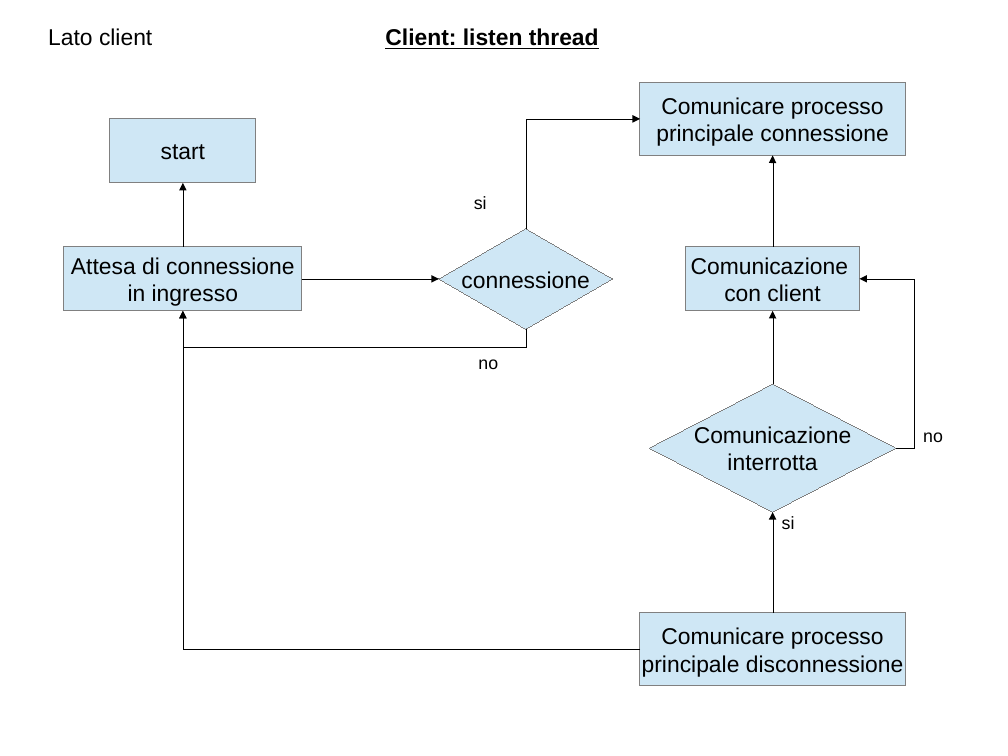
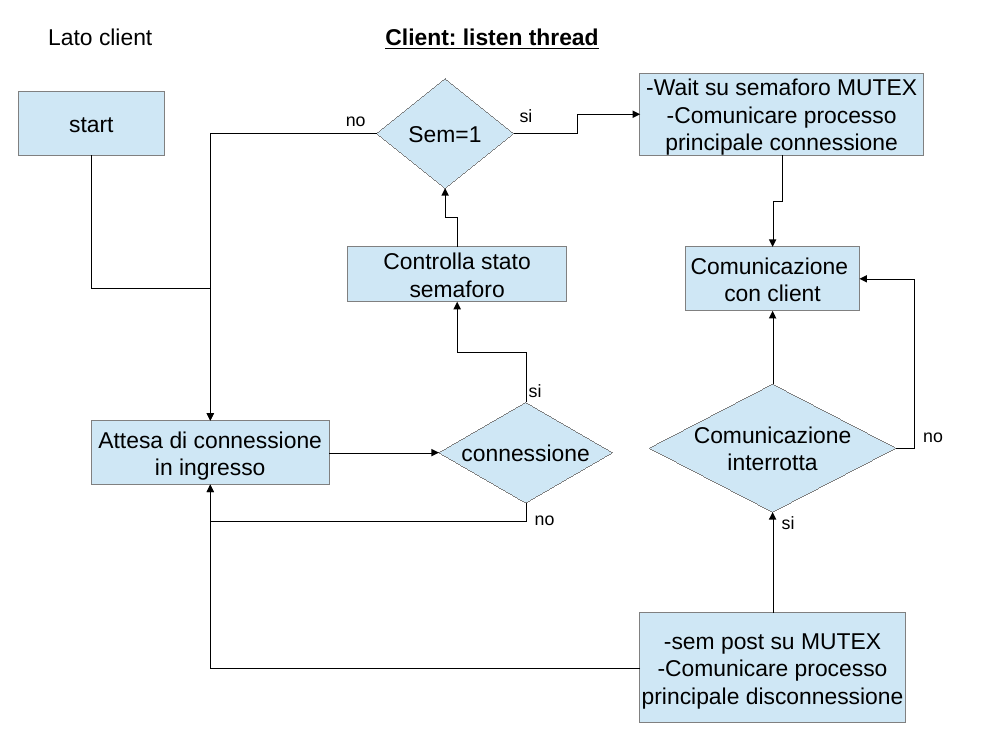
Before and after one commit to polyc/talk-service, a slide deck: slide 7 of SO_projectDiagram.odp. Drawn at 1008x756 pixels with LibreOffice and Linux fonts; fonts in the diff are those of the drawing. Boxes give left, top, right and bottom in pixels: in the first picture for what was removed or moved away, otherwise in the second. Text is boxed around its words. In the diff, an @@ line names an element or a change of style, - is before the commit and + after.

```diff
--- a/SO_projectDiagram.odp
+++ b/SO_projectDiagram.odp
@@ diamond added at <box>377,79,514,188</box>, fill #CFE7F5, outline #808080 0 pt, 18 pt, text #000000 @@
+Sem=1
@@ rectangle "-Wait su semaforo MUTEX": place and size @@
-rectangle "-Wait su semaforo MUTEX" at <box>640,82,906,155</box>
+rectangle "-Wait su semaforo MUTEX" at <box>640,73,924,155</box>
@@ text in rectangle at <box>646,78,917,128</box>: text changed @@
-Comunicare processo
+-Wait su semaforo MUTEX
+-Comunicare processo
@@ rectangle "start": place and size @@
-rectangle "start" at <box>110,119,256,183</box>
+rectangle "start" at <box>18,91,165,155</box>
@@ text added at <box>346,116,366,126</box>, 14 pt, text #000000 @@
+no
@@ text "si": place and size @@
-text "si" at <box>474,196,487,209</box>
+text "si" at <box>520,109,533,122</box>
@@ elbow arrow moved from (526, 229) - (640, 119) to (514, 134) - (640, 114) @@
@@ elbow arrow moved from (302, 279) - (439, 279) to (377, 134) - (210, 421) @@
@@ elbow arrow added from (91, 155) to (210, 421), #000000 0 pt @@
@@ elbow arrow moved from (773, 247) - (773, 155) to (782, 155) - (773, 247) @@
@@ elbow arrow removed from (183, 247) to (183, 183) @@
@@ elbow arrow added from (457, 247) to (445, 188), #000000 0 pt @@
@@ rectangle added at <box>348,247,567,302</box>, fill #CFE7F5, outline #808080 0 pt, 18 pt, text #000000 @@
+Controlla stato
+semaforo
@@ elbow arrow added from (526, 402) to (457, 302), #000000 0 pt @@
@@ text added at <box>529,384,542,397</box>, 14 pt, text #000000 @@
+si
@@ diamond "connessione": place and size @@
-diamond "connessione" at <box>439,229,613,329</box>
+diamond "connessione" at <box>439,402,613,503</box>
@@ rectangle "Attesa di connessione": place and size @@
-rectangle "Attesa di connessione" at <box>64,247,302,311</box>
+rectangle "Attesa di connessione" at <box>91,421,329,485</box>
@@ elbow arrow added from (329, 453) to (439, 453), #000000 0 pt @@
@@ elbow arrow moved from (640, 649) - (183, 311) to (640, 668) - (210, 485) @@
@@ elbow arrow moved from (526, 329) - (183, 311) to (526, 503) - (210, 485) @@
@@ text "no": place and size @@
-text "no" at <box>478,359,498,369</box>
+text "no" at <box>535,515,555,525</box>
@@ rectangle "-sem post su MUTEX": place and size @@
-rectangle "-sem post su MUTEX" at <box>640,613,906,686</box>
+rectangle "-sem post su MUTEX" at <box>640,613,906,723</box>
@@ text in rectangle at <box>658,633,888,681</box>: text changed @@
-Comunicare processo
+-sem post su MUTEX
+-Comunicare processo
```
Also in this commit, not shown: 3 other slides changed, 2 slides added.
